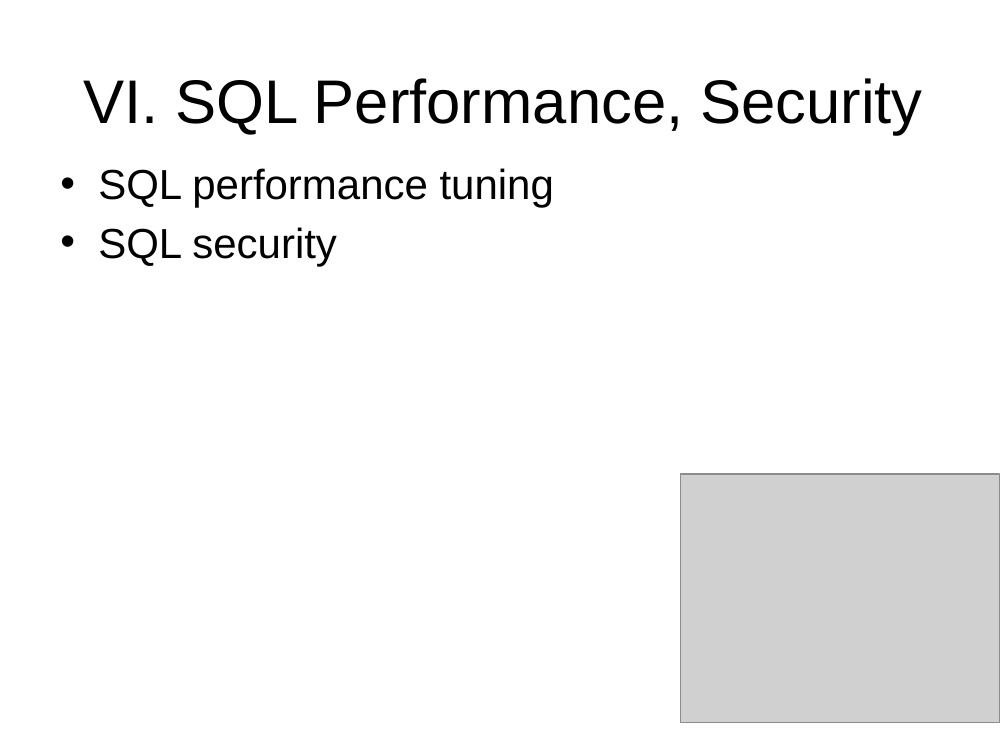
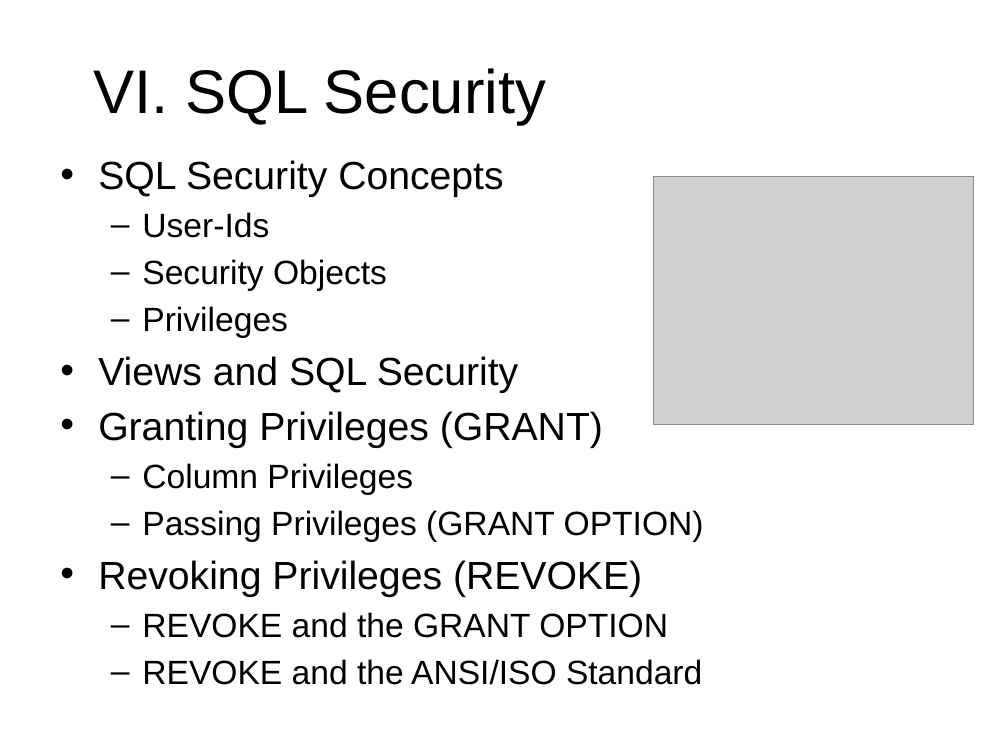
Before and after one commit to sonvq/sqltraining, a slide deck: slide 12 of QS_Training_SQL_Overview.pptx. Drawn at 1008x756 pixels with LibreOffice and Linux fonts; fonts in the diff are those of the drawing; grey boxes stand for pictures; background and template pictures are left out. Boxes give left, top, right and bottom in pixels: in the first picture for what was removed or moved away, otherwise in the second. Text is boxed around its words. In the diff, an @@ line names an element or a change of style, - is before the commit and + after.

```diff
--- a/QS_Training_SQL_Overview.pptx
+++ b/QS_Training_SQL_Overview.pptx
@@ title at (94,68,546,124): text changed @@
-VI. SQL Performance, Security
+VI. SQL Security
@@ text at (98,160,704,685): text changed; size 30 to 24 pt @@
-• SQL performance tuning
-• SQL security
+• SQL Security Concepts
+  – User-Ids
+  – Security Objects
+  – Privileges
+• Views and SQL Security
+• Granting Privileges (GRANT)
+  – Column Privileges
+  – Passing Privileges (GRANT OPTION)
+• Revoking Privileges (REVOKE)
+  – REVOKE and the GRANT OPTION
+  – REVOKE and the ANSI/ISO Standard
@@ picture: place and size @@
-picture at (680,474,1000,722)
+picture at (654,176,974,424)
```
Also in this commit, not shown: 4 other slides changed, 2 slides added, 2 slides removed, 8 other files.
